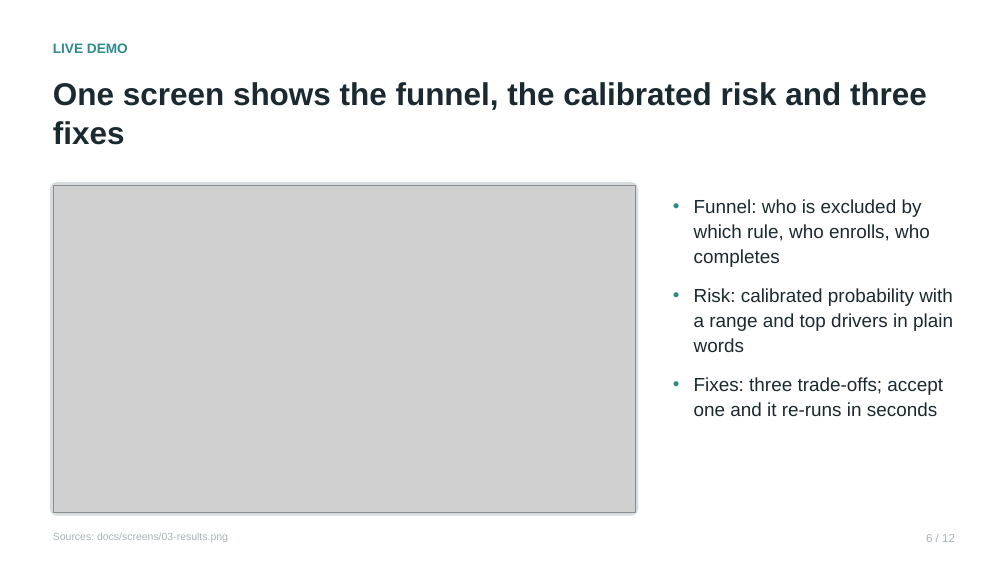
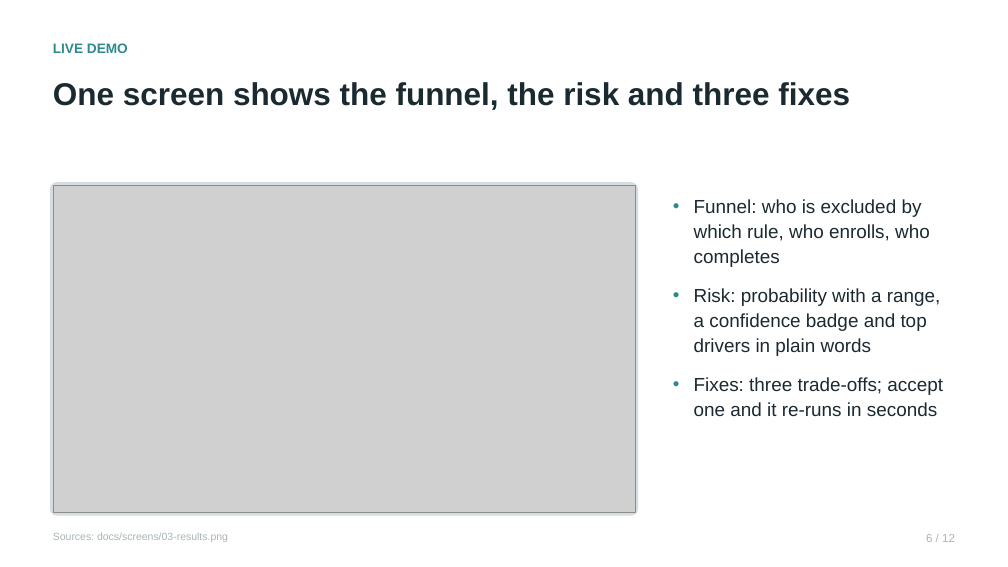
Before and after one commit to RaghulKS/Clinova, a slide deck: slide 6 of docs/deck/clinova.pptx. Drawn at 1008x567 pixels with LibreOffice and Linux fonts; fonts in the diff are those of the drawing; grey boxes stand for pictures. Boxes give left, top, right and bottom in pixels: in the first picture for what was removed or moved away, otherwise in the second. Text is boxed around its words. In the diff, an @@ line names an element or a change of style, - is before the commit and + after.

```diff
--- a/docs/deck/clinova.pptx
+++ b/docs/deck/clinova.pptx
@@ text at box(53, 82, 850, 110): text changed @@
-One screen shows the funnel, the calibrated risk and three fixes
+One screen shows the funnel, the risk and three fixes
@@ text at box(694, 288, 941, 356): text changed @@
-• Risk: calibrated probability with a range and top drivers in plain words
+• Risk: probability with a range, a confidence badge and top drivers in plain words
```
Also in this commit, not shown: 3 other slides changed, 2 slides added, 2 slides removed, 20 other files.
